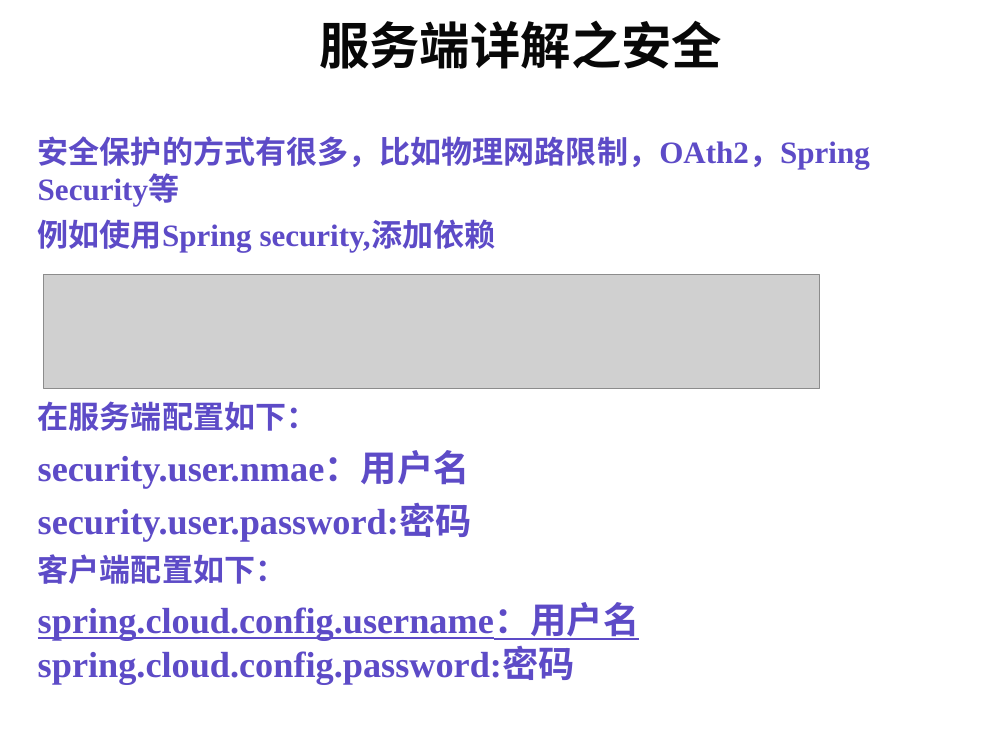
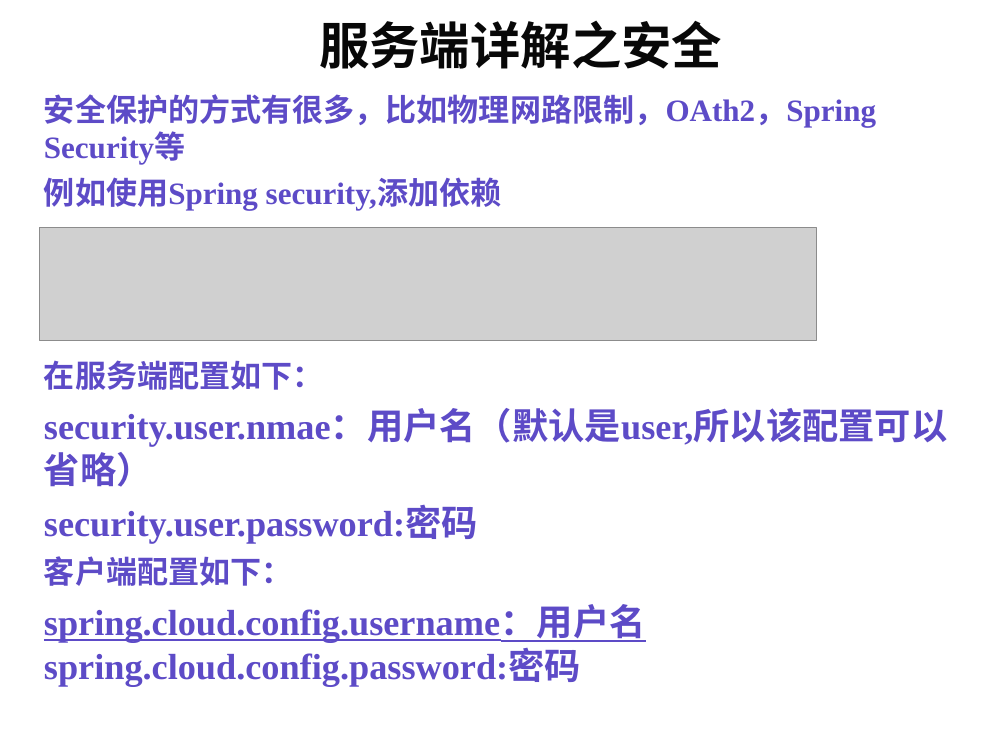
Before and after one commit to weiyongjuan/applicationDemo, a slide deck: slide 9 of springCloudConfig.ppt. Drawn at 1008x756 pixels with LibreOffice and Linux fonts; fonts in the diff are those of the drawing; grey boxes stand for pictures; background and template pictures are left out. Boxes give left, top, right and bottom in pixels: in the first picture for what was removed or moved away, otherwise in the second. Text is boxed around its words. In the diff, an @@ line names an element or a change of style, - is before the commit and + after.

```diff
--- a/springCloudConfig.ppt
+++ b/springCloudConfig.ppt
@@ text "安全保护的方式有很多，比如物理网路限制，OAth2，Spring Security等": place and size @@
-text "安全保护的方式有很多，比如物理网路限制，OAth2，Spring Security等" at (38,136,870,684)
+text "安全保护的方式有很多，比如物理网路限制，OAth2，Spring Security等" at (44,94,947,686)
@@ picture: place and size @@
-picture at (43,275,820,389)
+picture at (40,228,816,341)
@@ text at (44,411,947,487): text changed @@
-security.user.nmae：用户名
+security.user.nmae：用户名（默认是user,所以该配置可以省略）
```
Also in this commit, not shown: 1 other slide changed, 2 slides added.
